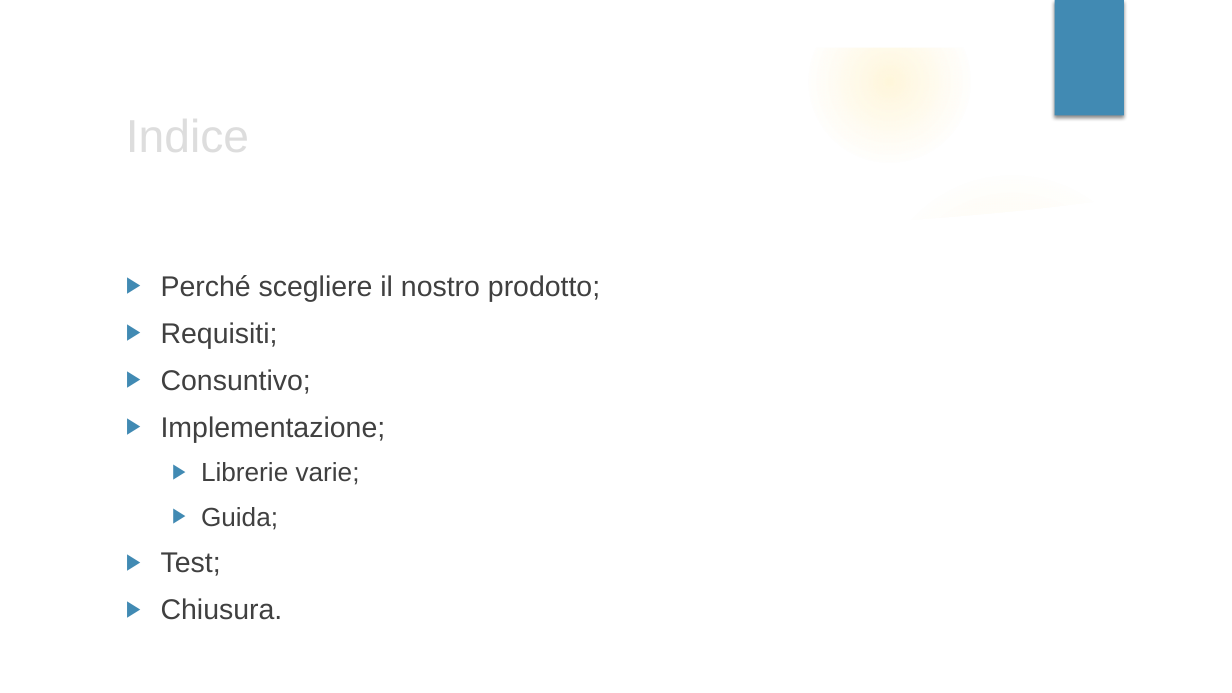
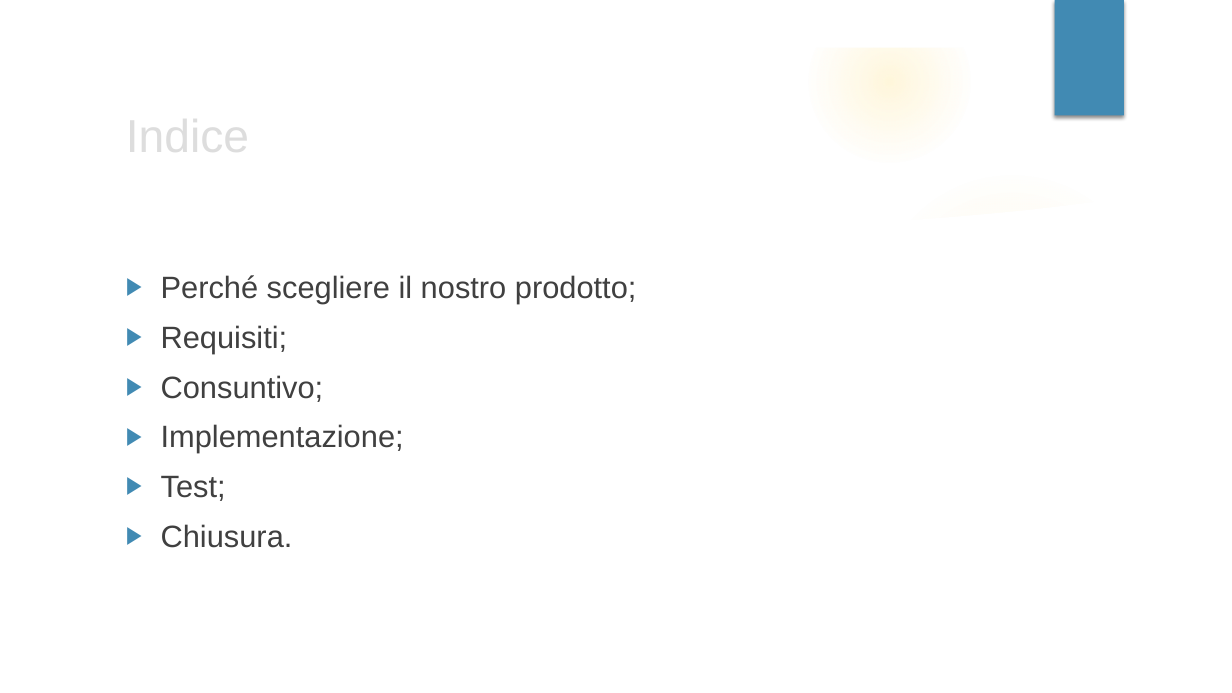
Before and after one commit to mattiaruberto/Progetto2, a slide deck: slide 2 of Presentazione/PROGETTO 2.pptx. Drawn at 1232x693 pixels with LibreOffice and Linux fonts; fonts in the diff are those of the drawing; background and template pictures are left out. Boxes give left, top, right and bottom in pixels: in the first picture for what was removed or moved away, otherwise in the second. Text is boxed around its words. In the diff, an @@ line names an element or a change of style, - is before the commit and + after.

```diff
--- a/Presentazione/PROGETTO 2.pptx
+++ b/Presentazione/PROGETTO 2.pptx
@@ text "Perché scegliere il nostro prodotto;" at box(161, 275, 637, 548): size 22.2 to 24 pt @@
@@ text at box(201, 462, 360, 530): paragraphs removed @@
-  ▶ Librerie varie;
-  ▶ Guida;
```
Also in this commit, not shown: 1 other slide changed, 2 slides added, 1 slide removed.
